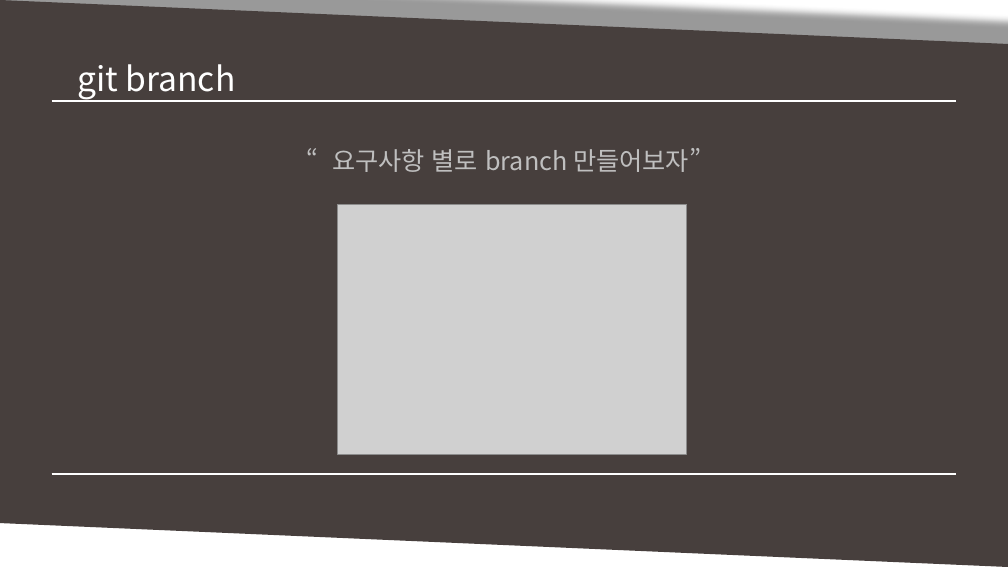
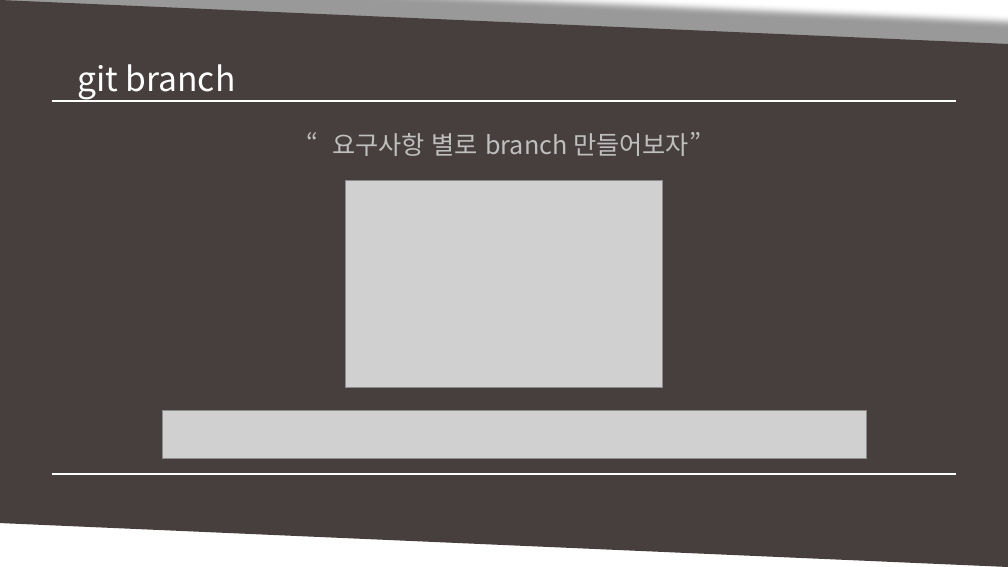
Before and after one commit to MinSikMoon/pptgit, a slide deck: slide 23 of git발표.pptx (slide 20 before the commit). Drawn at 1008x567 pixels with LibreOffice and Linux fonts; fonts in the diff are those of the drawing; grey boxes stand for pictures. Boxes give left, top, right and bottom in pixels: in the first picture for what was removed or moved away, otherwise in the second. Text is boxed around its words. In the diff, an @@ line names an element or a change of style, - is before the commit and + after.

```diff
--- a/git발표.pptx
+++ b/git발표.pptx
@@ text "“요구사항 별로 branch 만들어보자”": place and size @@
-text "“요구사항 별로 branch 만들어보자”" at <box>332,148,701,172</box>
+text "“요구사항 별로 branch 만들어보자”" at <box>332,132,701,156</box>
@@ picture: place and size @@
-picture at <box>338,205,686,455</box>
+picture at <box>346,180,663,387</box>
@@ picture added at <box>162,410,866,459</box> @@
```
Also in this commit, not shown: 13 other slides changed, 7 slides added, 1 slide removed.
